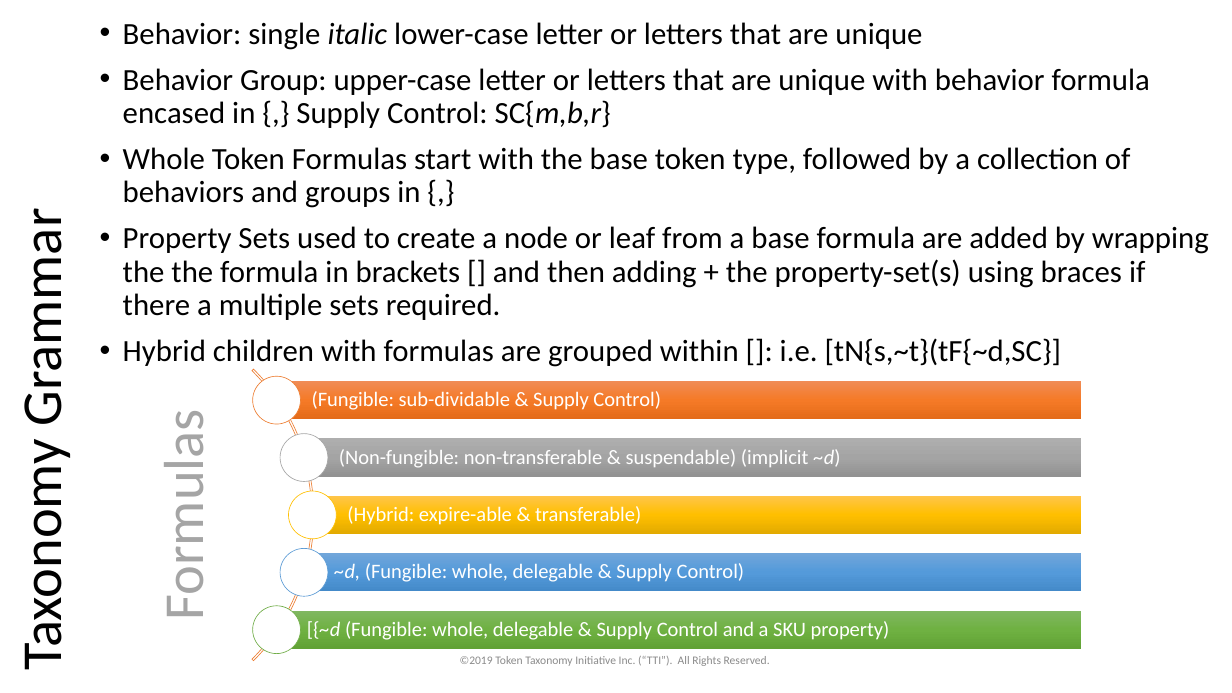
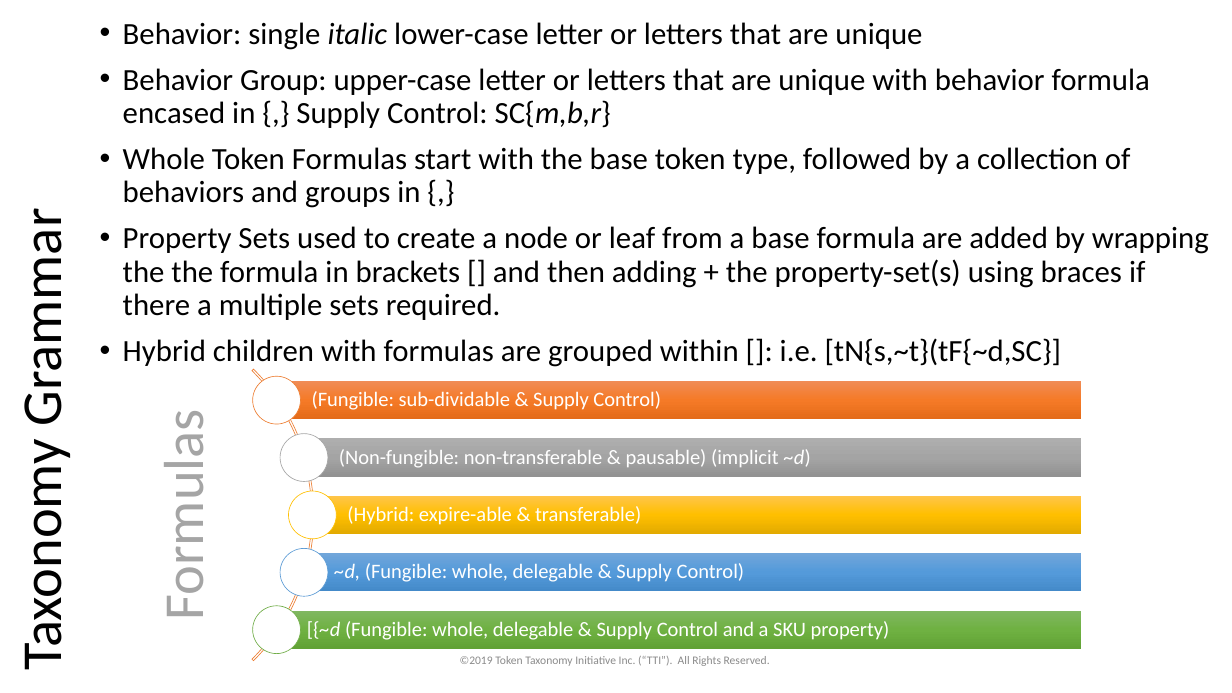
Before and after one commit to vipinsun/TokenTaxonomyFramework-pub, a slide deck: slide 22 of presentations/TTF-Presentation.pptx. Drawn at 1232x693 pixels with LibreOffice and Linux fonts; fonts in the diff are those of the drawing. Boxes give left, top, right and bottom in pixels: in the first picture for what was removed or moved away, otherwise in the second. Text is boxed around its words. In the diff, an @@ line names an element or a change of style, - is before the commit and + after.

Commit message:
Update TTF-Presentation.pptx
Fix graphic in slide 22, thanks Jason @ Envision Blockchain.

```diff
--- a/presentations/TTF-Presentation.pptx
+++ b/presentations/TTF-Presentation.pptx
@@ text at [339,449,811,467]: text changed @@
-(Non-fungible: non-transferable & suspendable) (implicit ~d)
+(Non-fungible: non-transferable & pausable) (implicit ~d)
```
